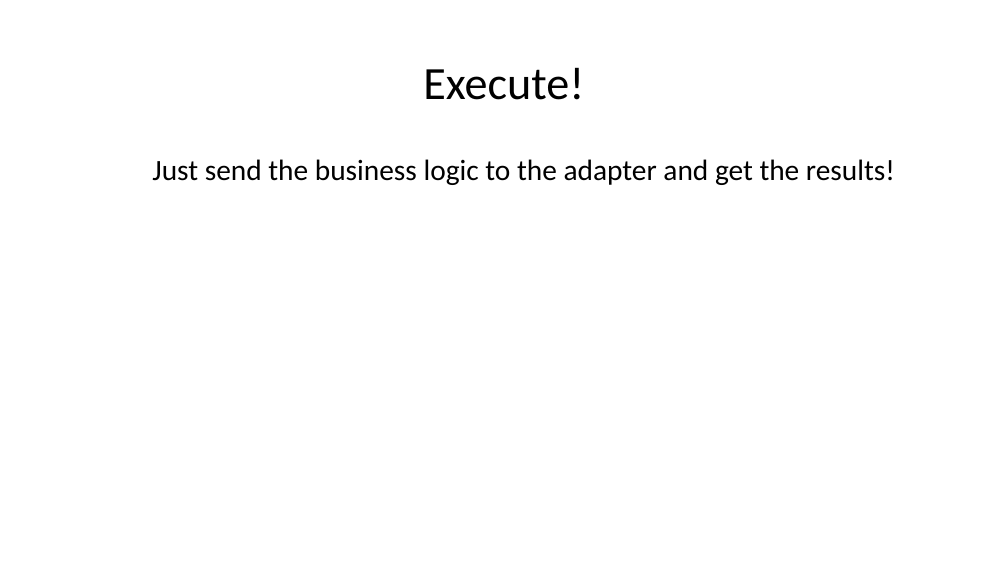
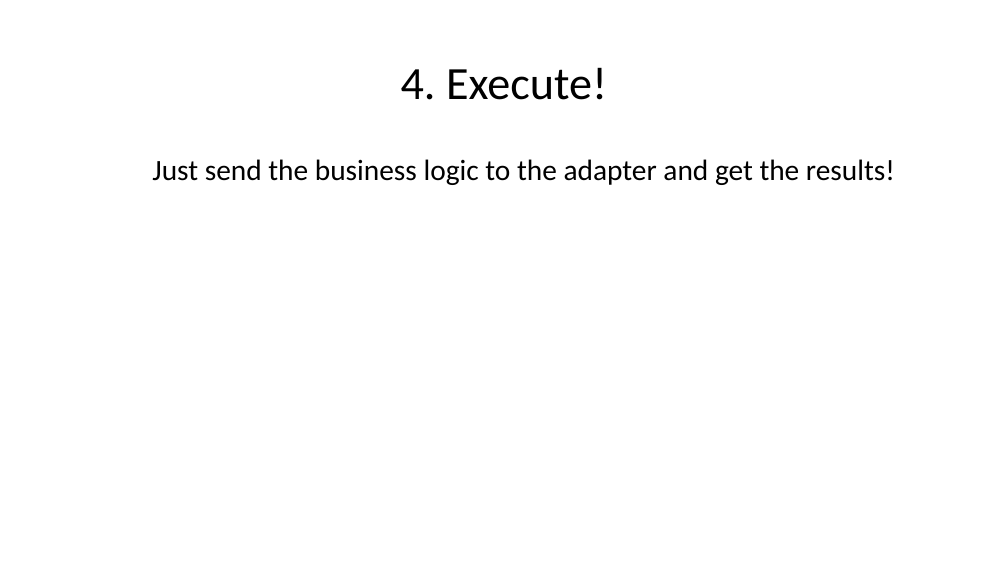
Before and after one commit to aliq-lang/aliq-dotnet, a slide deck: slide 11 of aliq.pptx. Drawn at 1008x567 pixels with LibreOffice and Linux fonts; fonts in the diff are those of the drawing. Boxes give left, top, right and bottom in pixels: in the first picture for what was removed or moved away, otherwise in the second. Text is boxed around its words. In the diff, an @@ line names an element or a change of style, - is before the commit and + after.

```diff
--- a/aliq.pptx
+++ b/aliq.pptx
@@ title at [401, 67, 607, 100]: text changed @@
-Execute!
+4. Execute!
```
Also in this commit, not shown: 8 other slides changed, 20 other files.
